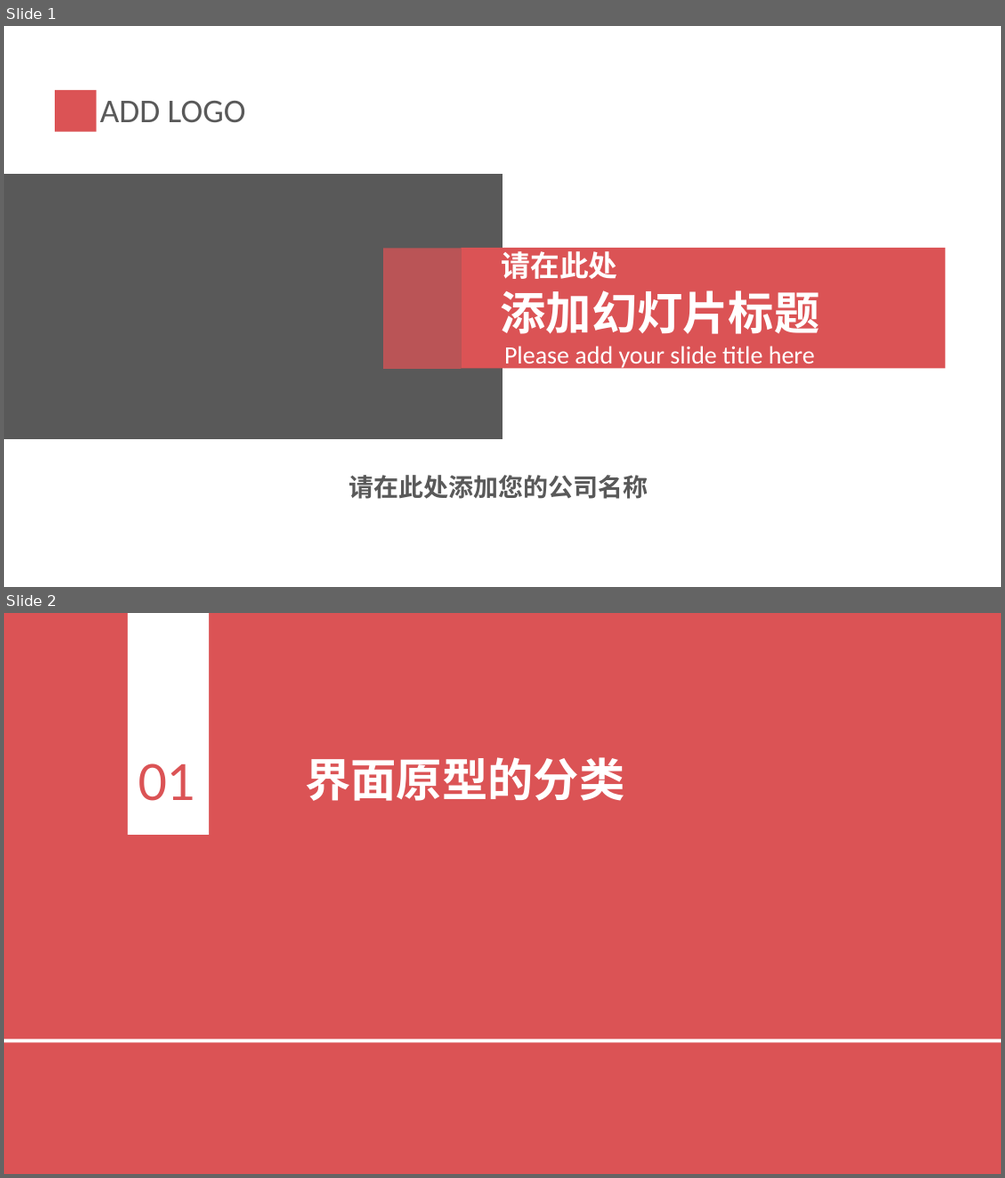
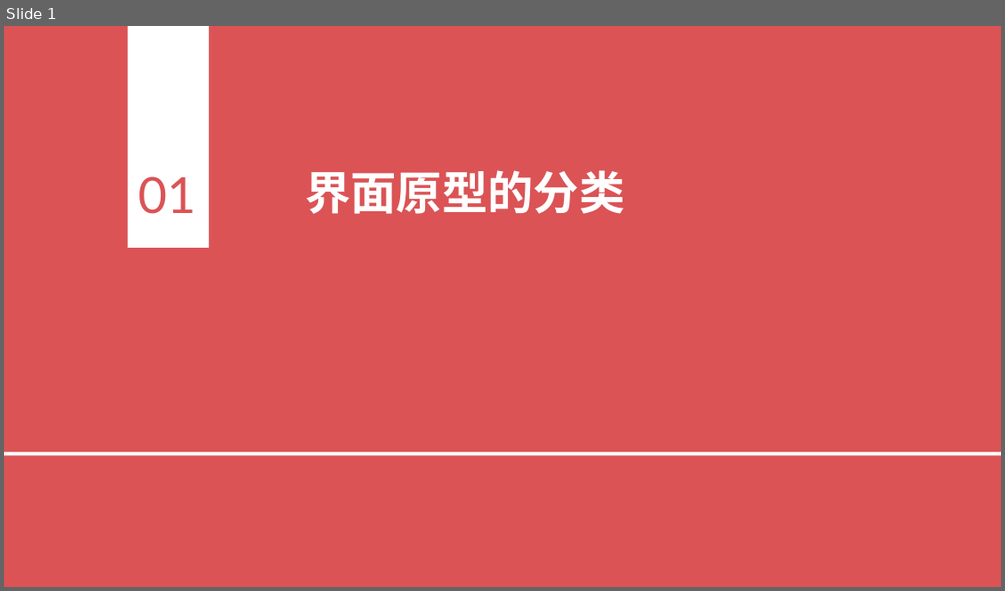
Before and after one commit to PRD2018-G03/PRD2018-G03-SoftwareEngineeringProject, a slide deck: 非受控文档/2_叶柏成/PPT/红灰配色简洁实用PPT模板.pptx. Shown one above the other, each under a label of ours: slides 1 and 2 before the commit, slide 1 after it. The pictures are 1005x1178 and 1005x591 pixels, drawn with LibreOffice and Linux fonts; fonts in the diff are those of the drawing. Boxes give left, top, right and bottom in pixels: in the first picture for what was removed or moved away, otherwise in the second. Text is boxed around its words. In the diff, an @@ line names an element or a change of style, - is before the commit and + after.

```diff
--- a/非受控文档/2_叶柏成/PPT/红灰配色简洁实用PPT模板.pptx
+++ b/非受控文档/2_叶柏成/PPT/红灰配色简洁实用PPT模板.pptx
@@ slide 1 removed at [4,26,1001,587], background #FFFFFF @@
@@ rectangle removed at [55,90,97,132] @@
@@ text removed at [100,101,246,122] @@
-ADD LOGO
@@ rectangle removed at [4,174,502,440] @@
@@ rectangle removed at [383,248,461,369] @@
@@ rectangle removed at [461,248,946,368] @@
@@ text removed at [502,246,618,279] @@
-请在此处
@@ text removed at [500,290,819,334] @@
-添加幻灯片标题
@@ text removed at [504,346,815,370] @@
-Please add your slide title here
@@ text removed at [348,475,647,499] @@
-请在此处添加您的公司名称
@@ what was slide 2 is now slide 1 @@
```
Also in this commit, not shown: 1 slide added, 1 other slide removed.
